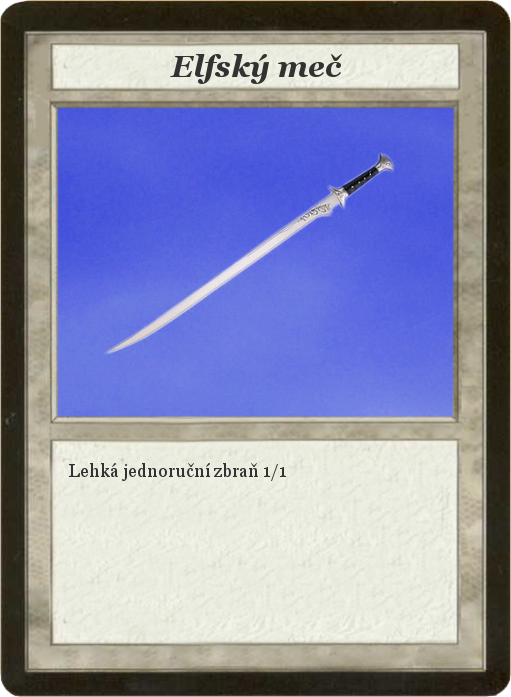
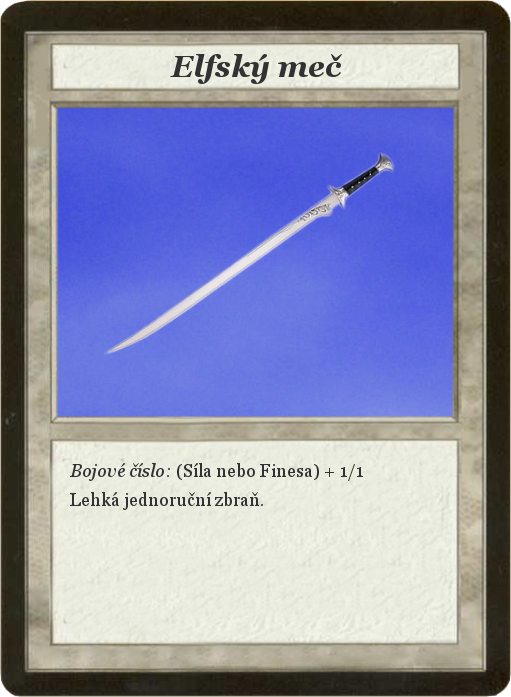
Two versions of the same layered image (511 x 697). Layer-by-layer changes:
renamed "Lehká jednoruční zbraň 1/1" to "Bojové číslo: (Síla nebo Fines...", painted on it over [left=69, top=463, right=363, bottom=510]
